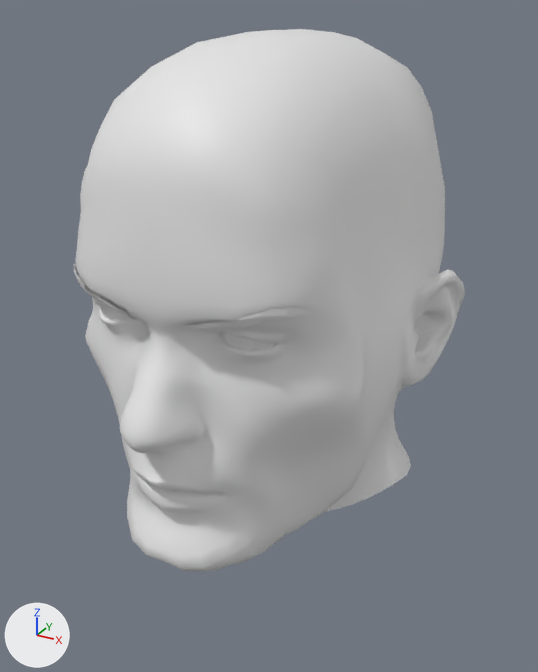
The FBX model assets/heads/head_7_chad.fbx, before and after one commit.
One viewpoint serves both versions: a camera (50 mm lens) standing at (0.713, -1.296, 0.536) and looking at (-0.011, 0.021, -0.122). Every picture has the same lights, and +X, +Y and +Z are marked at lower left. The first picture is the older version. Where no turn or scale is listed for an object, it has been applied to the vertices.

Script lines for the objects in view, before the commit:
```python
me_base_006 = bpy.data.meshes.new('base.006')
me_base_006.from_pydata(...)  # 5780 vertices, 5555 faces; spans x -0.38..0.38, y -0.471..0.471, z -0.5..0.5
me_brows_006 = bpy.data.meshes.new('Brows.006')
me_brows_006.from_pydata(...)  # 2859 vertices, 2595 faces; spans x -0.25..0.249, y -0.392..-0.287, z 0.051..0.113
me_lips_006 = bpy.data.meshes.new('Lips.006')
me_lips_006.from_pydata(...)  # 844 vertices, 721 faces; spans x -0.096..0.091, y -0.425..0.048, z -0.302..-0.231
ob_brows = bpy.data.objects.new('Brows', me_brows_006)
ob_brows.location = (0.0, 0.0, 0.0)
ob_head = bpy.data.objects.new('Head', me_base_006)
ob_head.location = (0.0, 0.0, 0.0)
ob_lips = bpy.data.objects.new('Lips', me_lips_006)
ob_lips.location = (0.0, 0.0, 0.0)
```
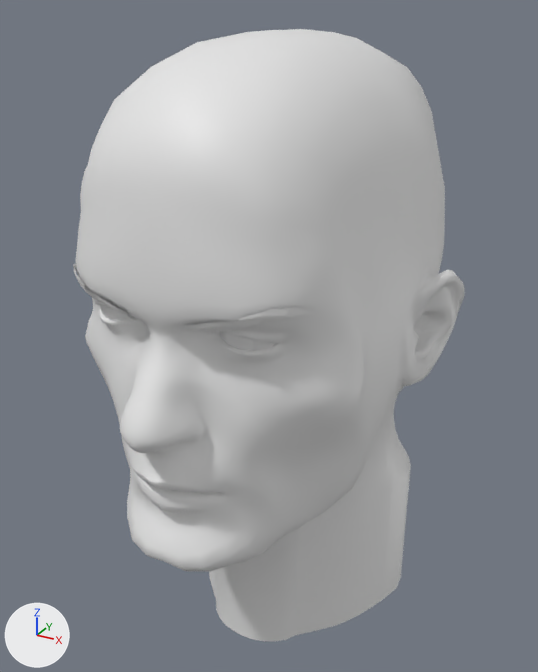
The newer file is also rescaled (x0.741), turned or shifted as a whole; pictures and numbers use the older file's frame.

Location of each change, [x1, y1, x2, y2] in pixels of the pictures (538 x 672 px):
'Head', reshaped (13% taller)
    before: [76, 29, 465, 571]
    after: [76, 29, 465, 641]
part 1 of me_base_006, added
    after: [209, 467, 411, 641]

The edits, one by one:
me_base_006 is used by ob_head; location (0.0, 0.0, 0.0).
me_base_006 had 5780 vertices, 5555 faces and spanned x -0.38..0.38, y -0.471..0.471, z -0.5..0.5.
me_base_006 now has 5830 vertices, 5605 faces and spans x -0.38..0.38, y -0.471..0.471, z -0.85..0.5.
Part 1, on me_base_006:
50 new vertices lie (0.0, 0.0, -0.35) away from vertices in x -0.271..0.271, y -0.134..0.375, z -0.5.
50 new faces join them.
